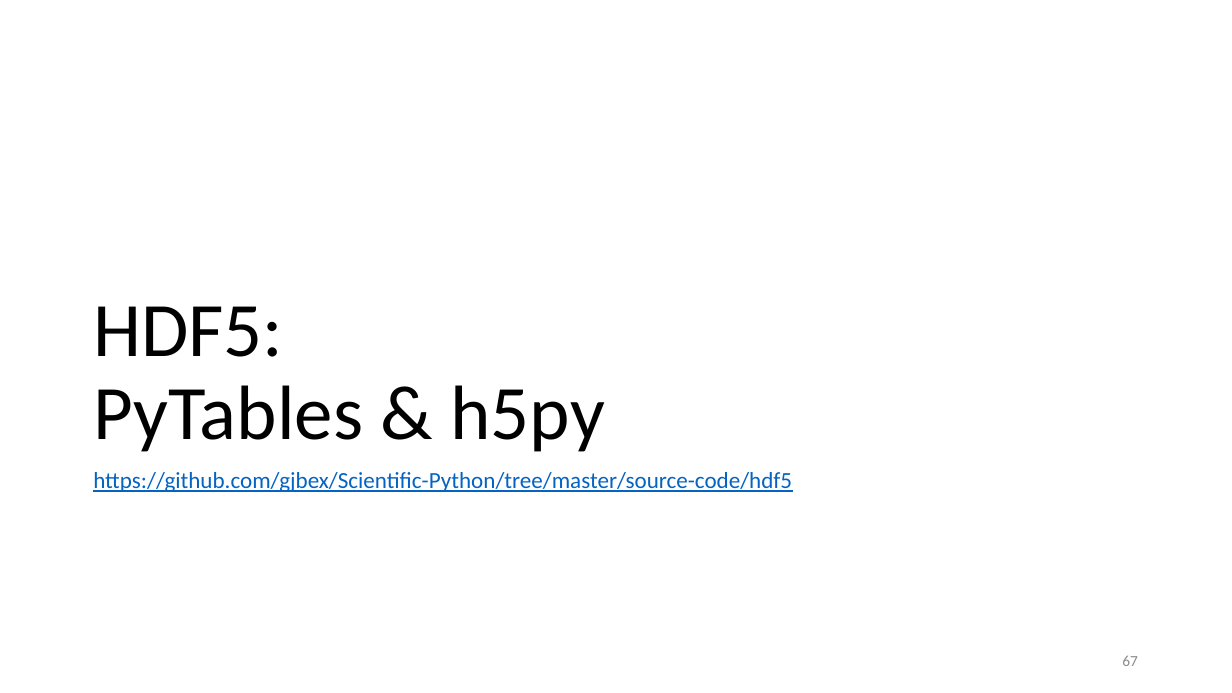
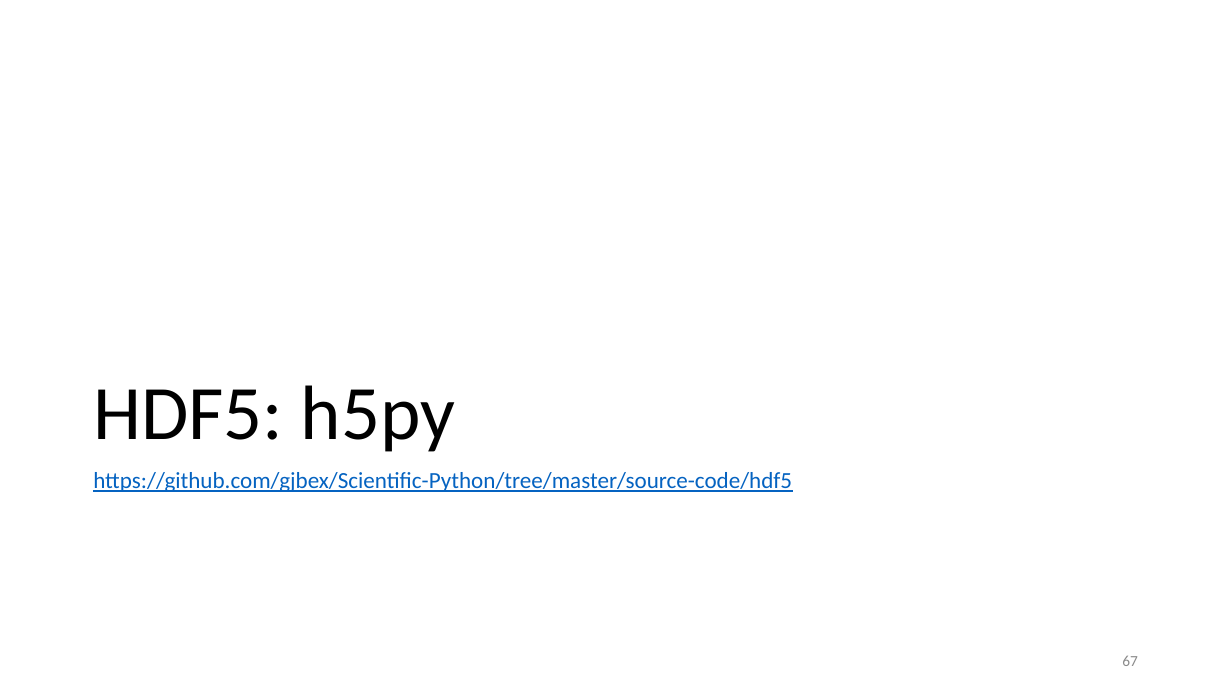
Before and after one commit to gjbex/Scientific-Python, a slide deck: slide 67 of scientific_python.pptx. Drawn at 1232x693 pixels with LibreOffice and Linux fonts; fonts in the diff are those of the drawing. Boxes give left, top, right and bottom in pixels: in the first picture for what was removed or moved away, otherwise in the second. Text is boxed around its words. In the diff, an @@ line names an element or a change of style, - is before the commit and + after.

```diff
--- a/scientific_python.pptx
+++ b/scientific_python.pptx
@@ title at (x1=93, y1=385, x2=455, y2=452): text changed @@
-HDF5:
-PyTables & h5py
+HDF5: h5py
```
Also in this commit, not shown: 7 other slides changed, 10 slides removed, 14 other files.
